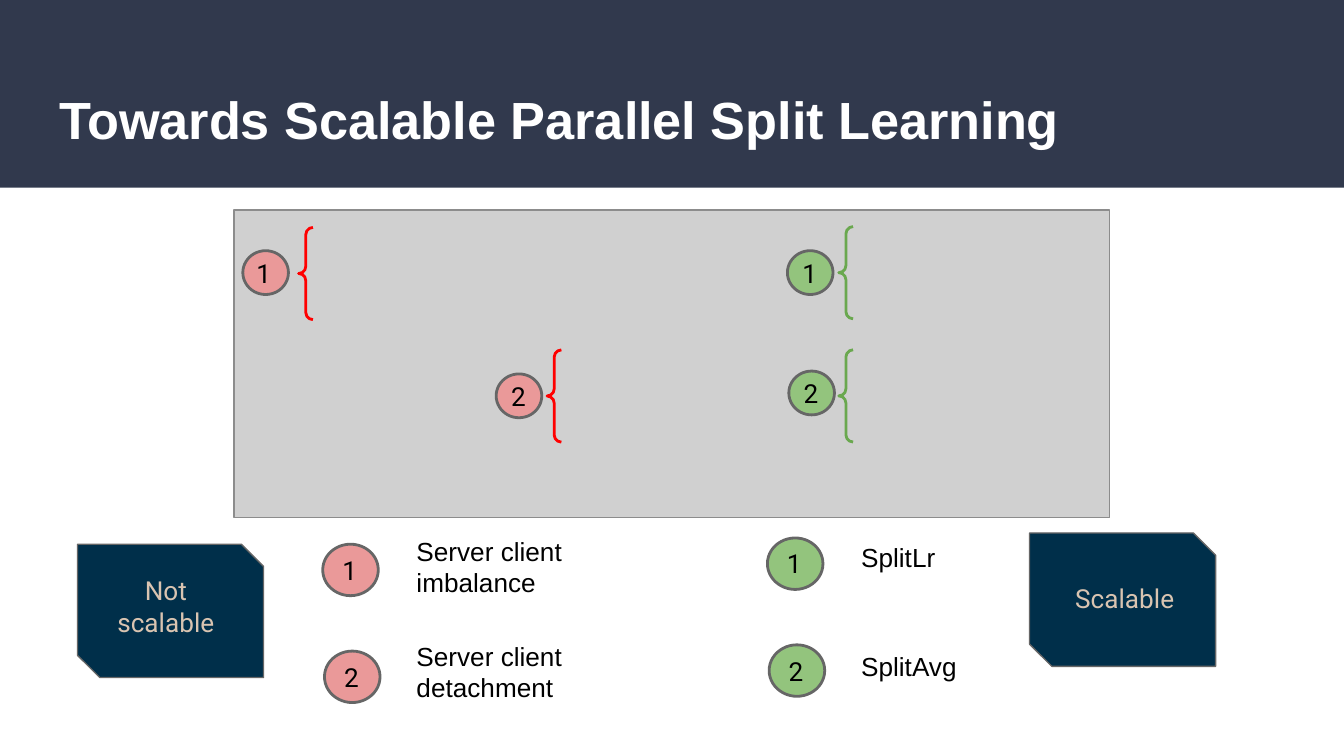
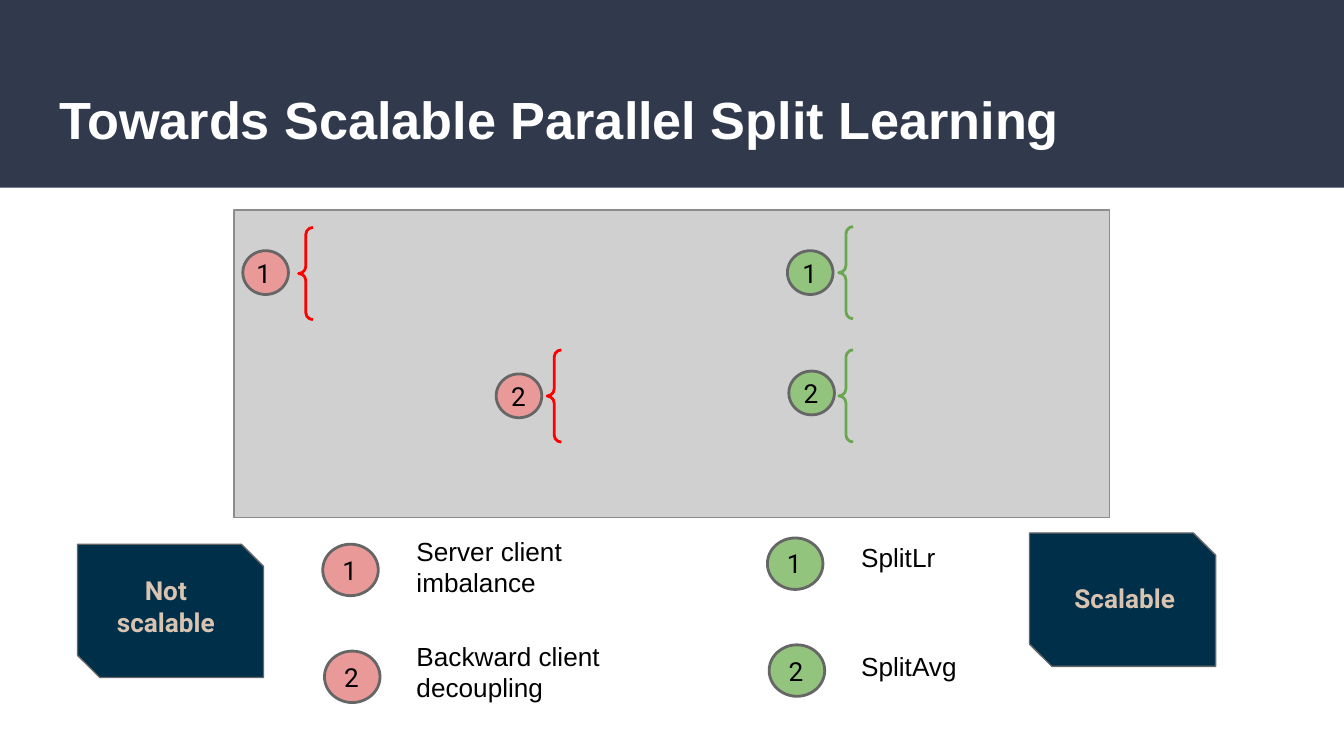
Before and after one commit to Mansi130101/Server-Side-Local-Gradient-Averaging-and-Learning-Rate-Acceleration-for-Scalable-Split-Learning, a slide deck: slide 3 of AAAI FL Presentation.pptx. Drawn at 1344x756 pixels with LibreOffice and Linux fonts; fonts in the diff are those of the drawing; grey boxes stand for pictures. Boxes give left, top, right and bottom in pixels: in the first picture for what was removed or moved away, otherwise in the second. Text is boxed around its words. In the diff, an @@ line names an element or a change of style, - is before the commit and + after.

```diff
--- a/AAAI FL Presentation.pptx
+++ b/AAAI FL Presentation.pptx
@@ text "Not scalable" at (117,581,215,633): bold on @@
@@ text "Scalable" at (1074,588,1175,609): bold on @@
@@ text at (416,647,600,703): text changed @@
-Server client detachment
+Backward client decoupling
```
Also in this commit, not shown: 6 other slides changed.
